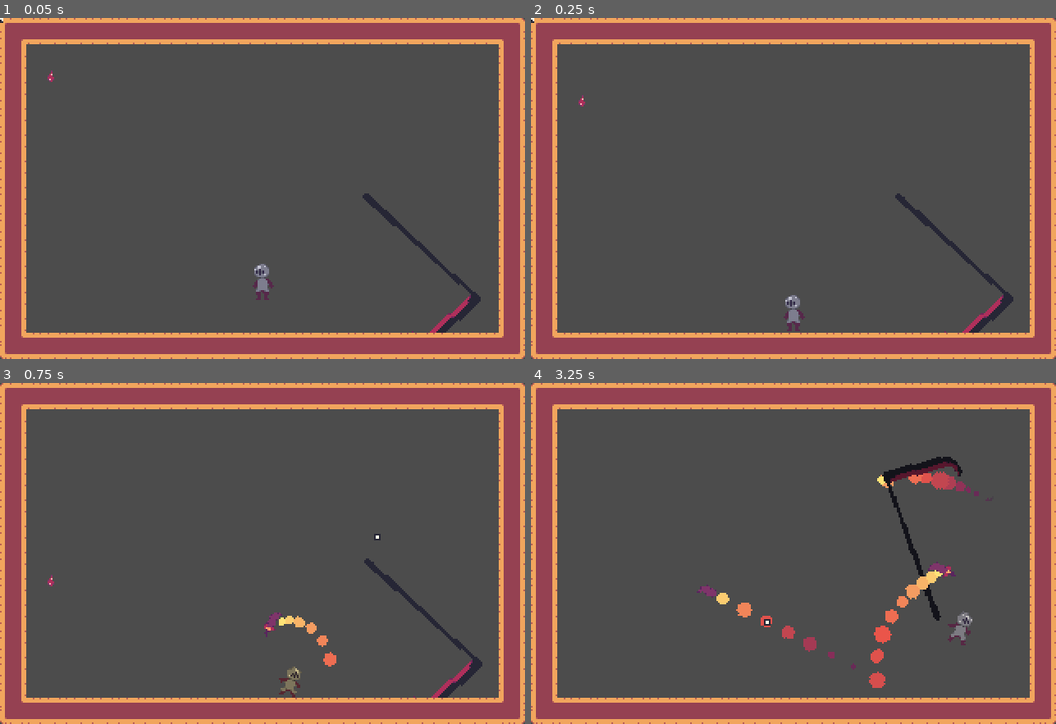
Above: before the commit, frames 1-4 (two rows, left to right).
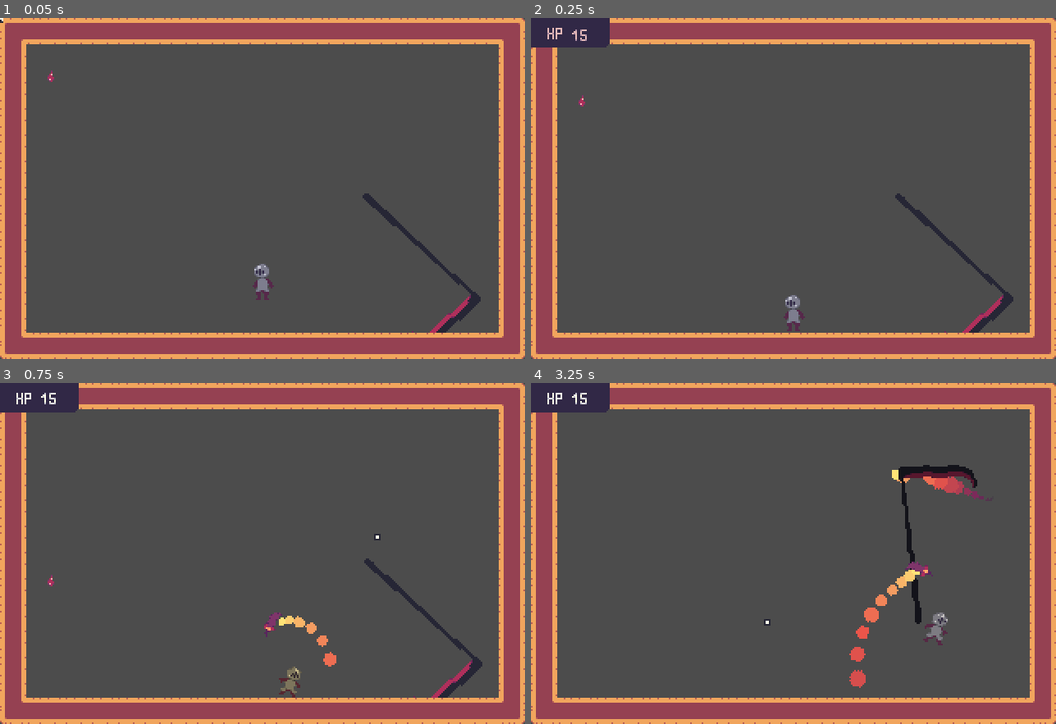
Above: after the commit, the same moments.

Repository: LordOfCheese1/DeathByDeath
Game: Godot game, scene res://Scenes/Testing.tscn
Two runs of this game, one before a commit and one after it. Both use one fixed random seed, a clock stepped at 60 frames per second and the inputs below.
Inputs (mouse positions are in pixels of both pictures, inside the frame that each line leads up to):
- Up to frame 1 (0.05 s): no input
- Up to frame 2 (0.25 s): no input
- Up to frame 3 (0.75 s): tap Enter (confirm) at 0.5 s; move the mouse to (378, 536) at 0.52 s; hold Right (ui_right) from 0.53 s (still down); click (378, 536) at 0.6 s
- Up to frame 4 (3.25 s): tap Z (jump) at 0.77, 1.52, 3.02 s; move the mouse to (688, 570) at 1.27 s; click (688, 570) at 1.35 s; move the mouse to (846, 478) at 2.02 s; release Right (ui_right) at 2.03 s; hold Left (ui_left) 2.03-2.78 s; tap Enter (confirm) at 2.1 s; click (846, 478) at 2.3 s; move the mouse to (767, 621) at 2.77 s; hold Right (ui_right) from 2.78 s (still down); right-click (767, 621) at 2.85 s; click (767, 621) at 3.05 s

Frame 1 is identical in both runs. In frame 2, 1.3% of the frame differs, in the area x 0-15%, y 0-9%; in frame 3, 1.3%; in frame 4, 5.2%, in the area x 0-87%, y 0-90%.

Commit message:
Health stuff

Diff:
--- a/Autoloads/Values/Values.gd
+++ b/Autoloads/Values/Values.gd
@@ -1,9 +1,9 @@
 extends Node2D
 
 var player
-var player_health = 5
-var player_max_health = 5
+var player_health = 15
+var player_max_health = 15
 
-var bow = true
+var bow = false
 var grapple = false
 var rocket = false
--- a/Components/Collision/Hitbox/Hitbox.gd
+++ b/Components/Collision/Hitbox/Hitbox.gd
@@ -10,6 +10,6 @@
 
 
 func hit(damage):
-	emit_signal("on_hit")
 	if health_manager != "":
 		get_node(health_manager).health -= damage
+	emit_signal("on_hit")
--- a/Components/Managers/TextManager/TextManager.gd
+++ b/Components/Managers/TextManager/TextManager.gd
@@ -9,6 +9,8 @@
 
 
 func change_text(text: String, time : float):
+	for i in get_children():
+		i.call_deferred("free")
 	var pos = 0
 	var y = 0
 	for i in text:
@@ -22,4 +24,5 @@
 		else:
 			y += 1
 			pos = 0
-		yield(get_tree().create_timer(time, true), "timeout")
+		if time != 0:
+			yield(get_tree().create_timer(time, true), "timeout")
--- a/Prefabs/Entities/HealingPedestal/HealingPedestal.gd
+++ b/Prefabs/Entities/HealingPedestal/HealingPedestal.gd
@@ -9,4 +9,4 @@
 	$HealthManager.health += 2
 	$AnimationPlayer.play("Heal")
 	yield(get_tree().create_timer(1, false), "timeout")
-	Values.player_health += Values.player_max_health - Values.player_health
+	Values.player.heal(Values.player_max_health - Values.player_health)
--- a/Prefabs/Entities/Morscyt/Morscyt.gd
+++ b/Prefabs/Entities/Morscyt/Morscyt.gd
@@ -48,7 +48,7 @@
 		dash.y = ((Values.player.position.y - 80) - position.y) / 80
 		$AnimationPlayer.play("Attack1")
 		yield(get_tree().create_timer(0.7, false), "timeout")
-		dash.y = ((Values.player.position.y - 48) - position.y) / 8
+		dash.y = ((Values.player.position.y - 50) - position.y) / 64
 		yield(get_tree().create_timer(1.81, false), "timeout")
 		is_attacking = false
 		regular_moving = true
--- a/Prefabs/Entities/Reptansulus/Reptansulus.gd
+++ b/Prefabs/Entities/Reptansulus/Reptansulus.gd
@@ -14,10 +14,9 @@
 
 
 func _ready():
-	$Hitbox.add_to_group("spider")
-	$Attackbox.add_to_group("spider")
+	$Hitbox.add_to_group("enemy")
+	$Attackbox.add_to_group("enemy")
 	$AnimationPlayer.play("Idle")
-	add_to_group("spider")
 
 
 func _physics_process(delta):
--- a/Prefabs/Entities/Reptansulus/Reptansulus.tscn
+++ b/Prefabs/Entities/Reptansulus/Reptansulus.tscn
@@ -552,6 +552,7 @@
 
 [node name="Attackbox" parent="." instance=ExtResource( 7 )]
 ignore = NodePath("../Hitbox")
+damage = 1
 
 [node name="CollisionShape2D" type="CollisionShape2D" parent="Attackbox"]
 position = Vector2( 0, 15 )
--- a/Prefabs/Player/Player.gd
+++ b/Prefabs/Player/Player.gd
@@ -1,6 +1,9 @@
 extends KinematicBody2D
 
 
+var health_path
+export var canvaslayer : NodePath
+var HealthInterface = load("res://Prefabs/User Interface/PlayerHealth/PlayerHealth.tscn")
 var is_hit = false
 var gravity = 350
 var jump_velocity = -115
@@ -17,8 +20,16 @@
 
 
 func _ready():
+	$HealthManager.max_health = Values.player_max_health
 	Values.player = self
 	add_to_group("player")
+	yield(get_tree().create_timer(0.1), "timeout")
+	$HealthManager.health = Values.player_health
+
+	var health_interface_inst = HealthInterface.instance()
+	get_node(canvaslayer).add_child(health_interface_inst)
+	health_path = health_interface_inst
+	health_path.update()
 
 
 func _physics_process(delta):
@@ -66,15 +77,18 @@
 			velocity.x += speed / accel
 
 
+	velocity.x = clamp(velocity.x, -speed - 12, speed + 12)
+
+
 	#all the attacks/abilities
 	if Input.is_action_just_pressed("attack") && !is_attacking:
 		attack()
 
 
 func _process(delta):
+	$HealthManager.health = Values.player_health
 	#Animations
 	$Visuals.rotation_degrees = velocity.x / 4
-
 	if velocity.x != 0:
 		if !is_jumping && is_on_floor() && !is_attacking && !is_hit:
 			$AnimationPlayer.play("walk")
@@ -106,15 +120,15 @@
 
 
 func _on_Hitbox_on_hit():
+	Values.player_health = $HealthManager.health
+	health_path.update()
+
 	randomize()
 	is_hit = true
 	$AnimationPlayer.play("Hit")
 	var multiplier = [1,-1]
 	velocity.x = speed * multiplier[randi() % multiplier.size()]
 	velocity.y = jump_velocity / 2
-	Values.player_health = $HealthManager.health
-	$HealthManager.health = Values.player_health
-	$HealthManager.max_health = Values.player_max_health
 	Engine.time_scale = 0.1
 	MusicManager.volume_db = -18
 	while Engine.time_scale < 1:
@@ -125,4 +139,5 @@
 
 func heal(amount):
 	$HealthManager.health += amount
-	$HealthManager.health = Values.player_health
+	Values.player_health = $HealthManager.health
+	health_path.update()
--- /dev/null
+++ b/Prefabs/User Interface/PlayerHealth/PlayerHealth.gd
@@ -0,0 +1,10 @@
+extends Node2D
+
+
+func _ready():
+	$TextManager.change_text("HP_" + str(Values.player_health), 0)
+
+
+func update():
+	$TextManager.change_text("HP_" + str(Values.player_health), 0)
+	$AnimationPlayer.play("Update")
--- /dev/null
+++ b/Prefabs/User Interface/PlayerHealth/PlayerHealth.tscn
@@ -0,0 +1,46 @@
+[gd_scene load_steps=5 format=2]
+
+[ext_resource path="res://Textures/Interface/HealthBlock.png" type="Texture" id=1]
+[ext_resource path="res://Components/Managers/TextManager/TextManager.tscn" type="PackedScene" id=2]
+[ext_resource path="res://Prefabs/User Interface/PlayerHealth/PlayerHealth.gd" type="Script" id=3]
+
+[sub_resource type="Animation" id=1]
+resource_name = "Update"
+length = 0.3
+tracks/0/type = "value"
+tracks/0/path = NodePath("TextManager:rotation_degrees")
+tracks/0/interp = 1
+tracks/0/loop_wrap = true
+tracks/0/imported = false
+tracks/0/enabled = true
+tracks/0/keys = {
+"times": PoolRealArray( 0, 0.3 ),
+"transitions": PoolRealArray( 0.4, 1 ),
+"update": 0,
+"values": [ 16.0, 0.0 ]
+}
+tracks/1/type = "value"
+tracks/1/path = NodePath("TextManager:modulate")
+tracks/1/interp = 1
+tracks/1/loop_wrap = true
+tracks/1/imported = false
+tracks/1/enabled = true
+tracks/1/keys = {
+"times": PoolRealArray( 0, 0.2 ),
+"transitions": PoolRealArray( 1, 1 ),
+"update": 0,
+"values": [ Color( 0.690196, 0.188235, 0.360784, 1 ), Color( 1, 1, 1, 1 ) ]
+}
+
+[node name="PlayerHealth" type="Node2D"]
+script = ExtResource( 3 )
+
+[node name="HealthBlock" type="Sprite" parent="."]
+position = Vector2( 24, 2 )
+texture = ExtResource( 1 )
+
+[node name="TextManager" parent="." instance=ExtResource( 2 )]
+position = Vector2( 7, 9 )
+
+[node name="AnimationPlayer" type="AnimationPlayer" parent="."]
+anims/Update = SubResource( 1 )
--- a/Scenes/Level-0_Start.tscn
+++ b/Scenes/Level-0_Start.tscn
@@ -129,6 +129,7 @@
 
 [node name="Player" parent="." instance=ExtResource( 3 )]
 position = Vector2( 162, 164 )
+canvaslayer = NodePath("../Interface")
 
 [node name="Camera" parent="." instance=ExtResource( 4 )]
 position = Vector2( 160, 104 )
--- a/Scenes/Level-1_Spider.tscn
+++ b/Scenes/Level-1_Spider.tscn
@@ -18,6 +18,11 @@
 [ext_resource path="res://Textures/Environment/Bone.png" type="Texture" id=16]
 [ext_resource path="res://Textures/Environment/SandRock.png" type="Texture" id=17]
 [ext_resource path="res://Textures/Environment/DinosaurHead.png" type="Texture" id=18]
+[ext_resource path="res://Textures/Environment/Pillar.png" type="Texture" id=19]
+[ext_resource path="res://Textures/Environment/SandRock2.png" type="Texture" id=20]
+[ext_resource path="res://Textures/Environment/Sign.png" type="Texture" id=21]
+[ext_resource path="res://Textures/Environment/Rope.png" type="Texture" id=22]
+[ext_resource path="res://Prefabs/Entities/SpookyGrass/SpookyGrass.tscn" type="PackedScene" id=23]
 
 [sub_resource type="RectangleShape2D" id=1]
 extents = Vector2( 1, 16 )
@@ -87,7 +92,7 @@
 position = Vector2( 1120, -258 )
 
 [node name="HealingPedestal2" parent="Environment" instance=ExtResource( 8 )]
-position = Vector2( 1248, 190 )
+position = Vector2( 1214, 190 )
 
 [node name="Obicerba" parent="Environment" instance=ExtResource( 13 )]
 position = Vector2( 1824, 136 )
@@ -95,14 +100,28 @@
 [node name="Obicerba2" parent="Environment" instance=ExtResource( 13 )]
 position = Vector2( 320, 536 )
 
-[node name="Player" parent="." instance=ExtResource( 2 )]
-position = Vector2( 48, 132 )
-
-[node name="Camera" parent="." instance=ExtResource( 3 )]
-position = Vector2( 160, 104 )
-follow = NodePath("../Player")
-
-[node name="Interface" parent="." instance=ExtResource( 5 )]
+[node name="Grass" type="Node2D" parent="Environment"]
+
+[node name="SpookyGrass" parent="Environment/Grass" instance=ExtResource( 23 )]
+position = Vector2( 550, 400 )
+
+[node name="SpookyGrass2" parent="Environment/Grass" instance=ExtResource( 23 )]
+position = Vector2( 569, 402 )
+
+[node name="SpookyGrass3" parent="Environment/Grass" instance=ExtResource( 23 )]
+position = Vector2( 580, 400 )
+
+[node name="SpookyGrass4" parent="Environment/Grass" instance=ExtResource( 23 )]
+position = Vector2( 472, 384 )
+
+[node name="SpookyGrass5" parent="Environment/Grass" instance=ExtResource( 23 )]
+position = Vector2( 674, 400 )
+
+[node name="SpookyGrass6" parent="Environment/Grass" instance=ExtResource( 23 )]
+position = Vector2( 703, 402 )
+
+[node name="SpookyGrass7" parent="Environment/Grass" instance=ExtResource( 23 )]
+position = Vector2( 780, 399 )
 
 [node name="Background" type="Node2D" parent="."]
 z_index = -2
@@ -119,6 +138,17 @@
 z_index = -1
 texture = ExtResource( 17 )
 
+[node name="SandRock5" type="Sprite" parent="Background"]
+position = Vector2( 1365, -244 )
+z_index = -1
+texture = ExtResource( 17 )
+
+[node name="SandRock8" type="Sprite" parent="Background"]
+position = Vector2( 1450, -233 )
+z_index = -1
+texture = ExtResource( 17 )
+flip_h = true
+
 [node name="SandRock" type="Sprite" parent="Background"]
 position = Vector2( 120, 174 )
 texture = ExtResource( 17 )
@@ -147,3 +177,68 @@
 [node name="DinosaurHead" type="Sprite" parent="Background"]
 position = Vector2( 1028, 180 )
 texture = ExtResource( 18 )
+
+[node name="Pillar" type="Sprite" parent="Background"]
+position = Vector2( 1336, 120 )
+texture = ExtResource( 19 )
+
+[node name="Pillar2" type="Sprite" parent="Background"]
+position = Vector2( 1336, -24 )
+texture = ExtResource( 19 )
+
+[node name="Pillar3" type="Sprite" parent="Background"]
+position = Vector2( -266, -363 )
+texture = ExtResource( 19 )
+offset = Vector2( 1809, 483 )
+
+[node name="Pillar4" type="Sprite" parent="Background"]
+position = Vector2( -266, -363 )
+texture = ExtResource( 19 )
+offset = Vector2( 1809, 339 )
+
+[node name="Pillar5" type="Sprite" parent="Background"]
+position = Vector2( -1246, 53 )
+texture = ExtResource( 19 )
+offset = Vector2( 1809, 483 )
+
+[node name="Pillar6" type="Sprite" parent="Background"]
+position = Vector2( -1246, 101 )
+texture = ExtResource( 19 )
+offset = Vector2( 1809, 339 )
+vframes = 3
+frame = 2
+
+[node name="SandRock4" type="Sprite" parent="Background"]
+position = Vector2( 1326, -253 )
+texture = ExtResource( 20 )
+
+[node name="SandRock6" type="Sprite" parent="Background"]
+position = Vector2( 1570, -253 )
+texture = ExtResource( 20 )
+
+[node name="SandRock7" type="Sprite" parent="Background"]
+position = Vector2( 1537, -233 )
+texture = ExtResource( 20 )
+
+[node name="Sign" type="Sprite" parent="Background"]
+position = Vector2( 446, 181 )
+texture = ExtResource( 21 )
+
+[node name="Rope" type="Sprite" parent="Background"]
+position = Vector2( 592, 50 )
+texture = ExtResource( 22 )
+
+[node name="Rope2" type="Sprite" parent="Background"]
+position = Vector2( 588, 113 )
+rotation = 0.364774
+texture = ExtResource( 22 )
+
+[node name="Player" parent="." instance=ExtResource( 2 )]
+position = Vector2( 48, 132 )
+canvaslayer = NodePath("../Interface")
+
+[node name="Camera" parent="." instance=ExtResource( 3 )]
+position = Vector2( 160, 104 )
+follow = NodePath("../Player")
+
+[node name="Interface" parent="." instance=ExtResource( 5 )]
--- a/Scenes/Testing.tscn
+++ b/Scenes/Testing.tscn
@@ -10,6 +10,7 @@
 
 [node name="Player" parent="." instance=ExtResource( 2 )]
 position = Vector2( 160, 159 )
+canvaslayer = NodePath("../CanvasLayer")
 
 [node name="Cursor" parent="." instance=ExtResource( 3 )]
 
@@ -23,3 +24,5 @@
 
 [node name="Blood" parent="." instance=ExtResource( 5 )]
 position = Vector2( 31, 33 )
+
+[node name="CanvasLayer" type="CanvasLayer" parent="."]
Not shown, added: Audio/Music/Introitus.mp3.import
Not shown: 1 places in Scenes/Level-1_Spider.tscn that only renumber resources
Binary file added: Textures/Environment/Pillar.png
Not shown, added: Textures/Environment/Pillar.png.import
Binary file added: Textures/Environment/Rope.png
Not shown, added: Textures/Environment/Rope.png.import
Binary file added: Textures/Environment/SandRock2.png
Not shown, added: Textures/Environment/SandRock2.png.import
Binary file added: Textures/Environment/Sign.png
Not shown, added: Textures/Environment/Sign.png.import
Binary file added: Textures/Interface/HealthBlock.png
Not shown, added: Textures/Interface/HealthBlock.png.import
(and 23 more such lines)
